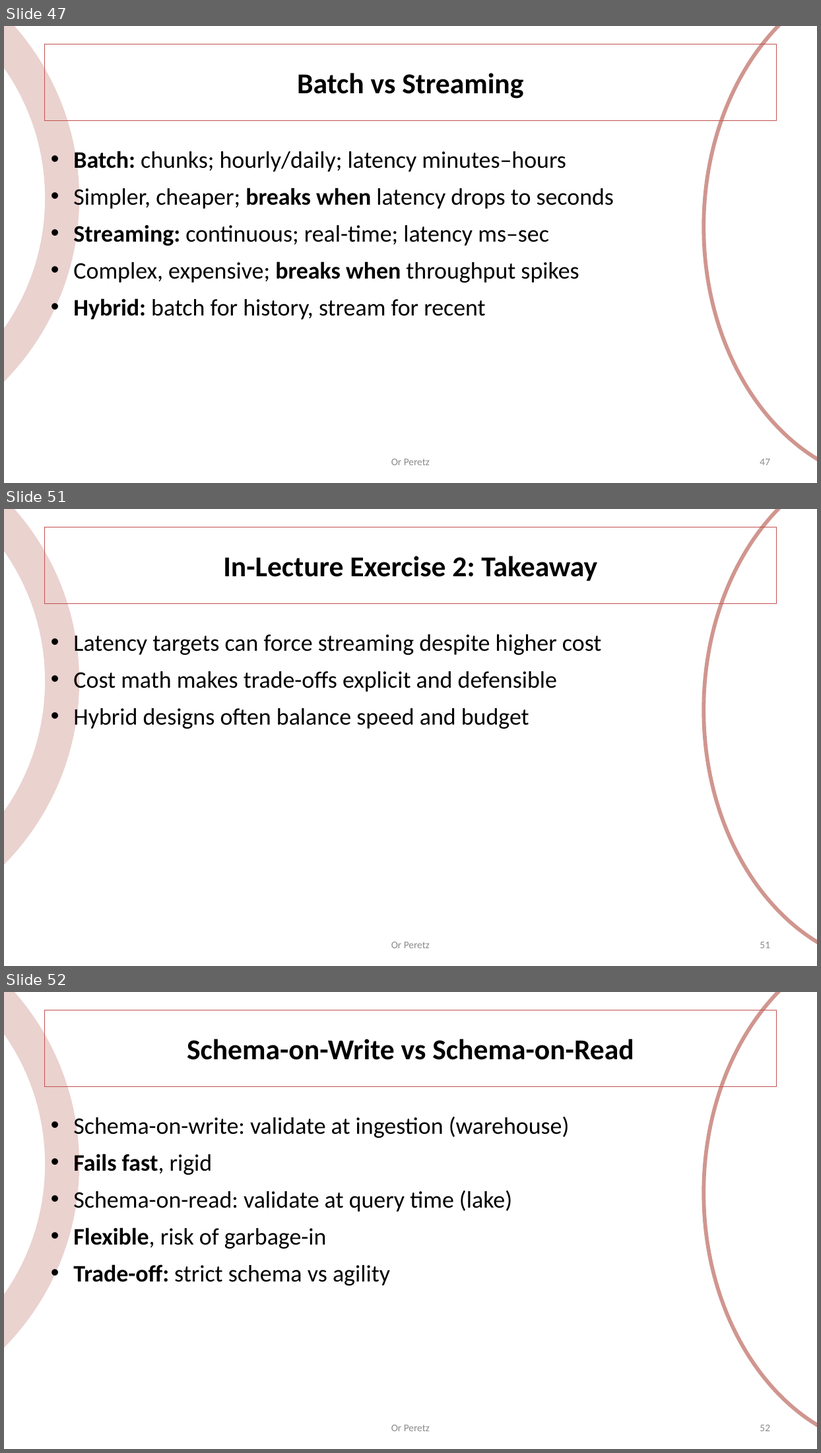
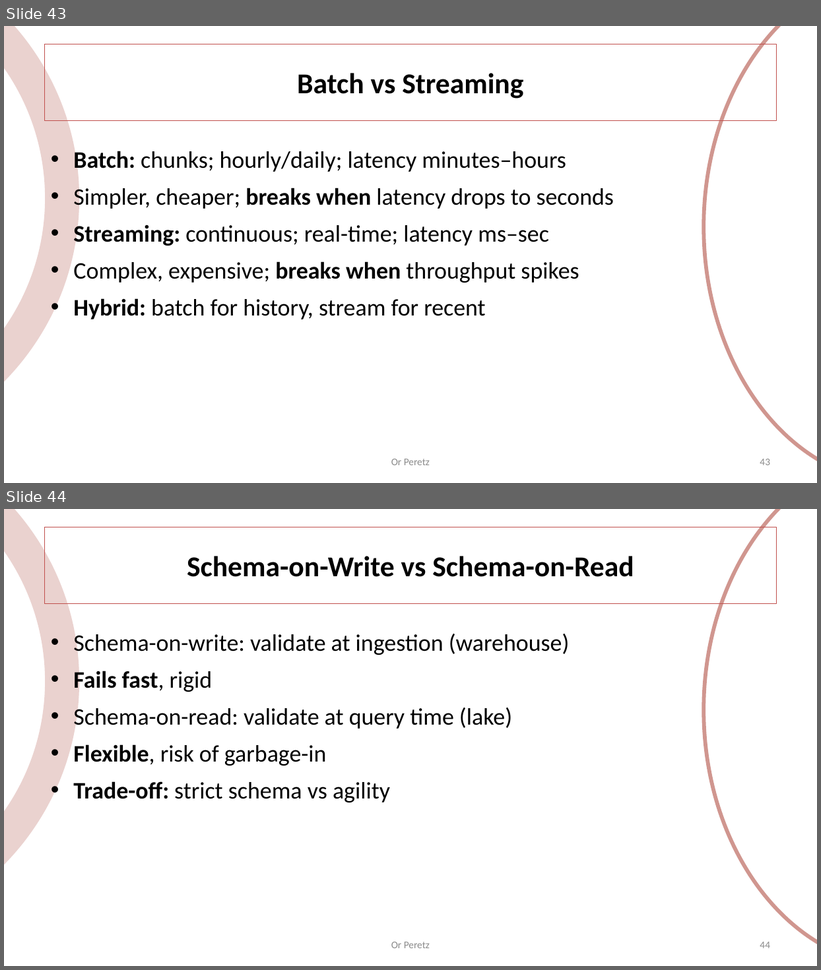
Before and after one commit to OrPerets/data-engineering-course, a slide deck: build/01-introduction.pptx. Shown one above the other, each under a label of ours: slides 47, 51 and 52 before the commit, slides 43 and 44 after it; the slides between them are not shown. The pictures are 821x1453 and 821x970 pixels, drawn with LibreOffice and Linux fonts; fonts in the diff are those of the drawing. Boxes give left, top, right and bottom in pixels: in the first picture for what was removed or moved away, otherwise in the second. Text is boxed around its words. In the diff, an @@ line names an element or a change of style, - is before the commit and + after.

```diff
--- a/build/01-introduction.pptx
+++ b/build/01-introduction.pptx
@@ slide 51 removed at (4, 509, 817, 966), background #FFFFFF; not listed: 2 template elements that a slide beside it also shows @@
@@ title removed at (45, 527, 777, 603) @@
-In-Lecture Exercise 2: Takeaway
@@ text removed at (73, 631, 601, 731) @@
-• Latency targets can force streaming despite higher cost
-• Cost math makes trade-offs explicit and defensible
-• Hybrid designs often balance speed and budget
@@ text removed at (391, 942, 430, 949) @@
-Or Peretz
@@ page number removed at (760, 942, 770, 949) @@
-51
@@ what was slide 47 is now slide 43 @@
@@ page number at (760, 459, 770, 466): text changed @@
-47
+43
@@ what was slide 52 is now slide 44 @@
@@ page number at (760, 942, 770, 949): text changed @@
-52
+44
```
Also in this commit, not shown: 12 slides changed, 11 other slides removed, 4 other files.
